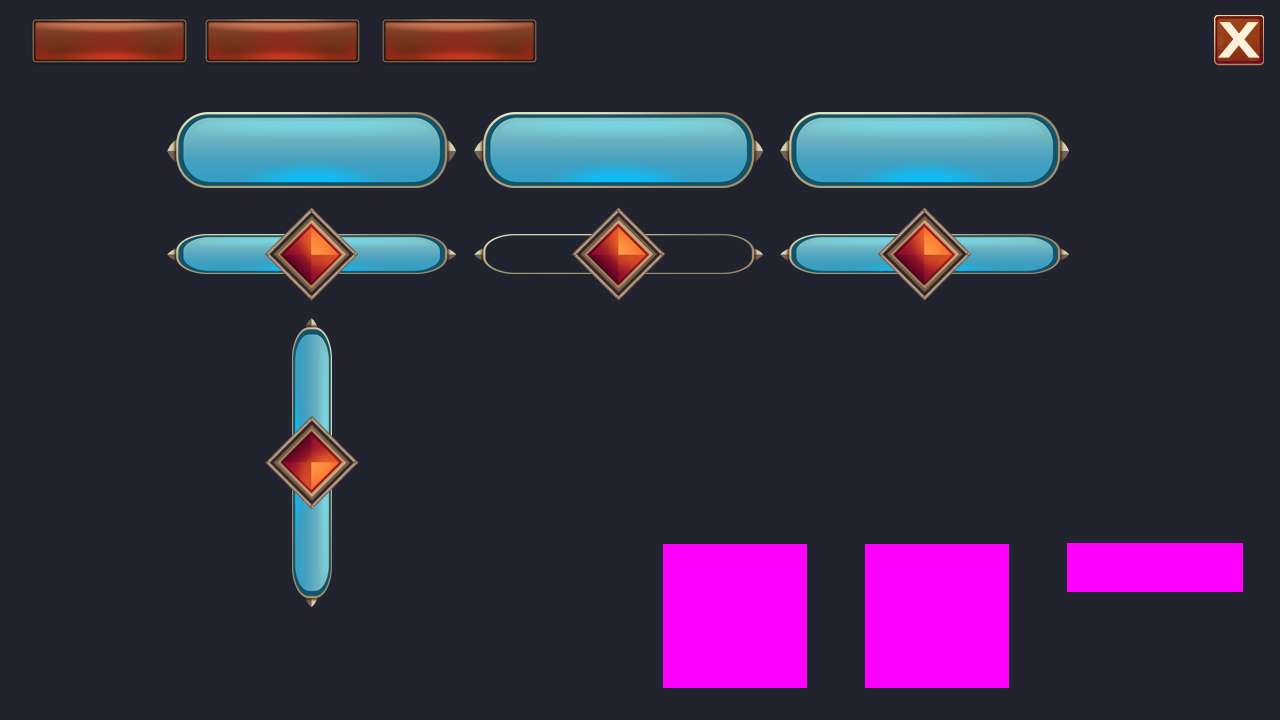
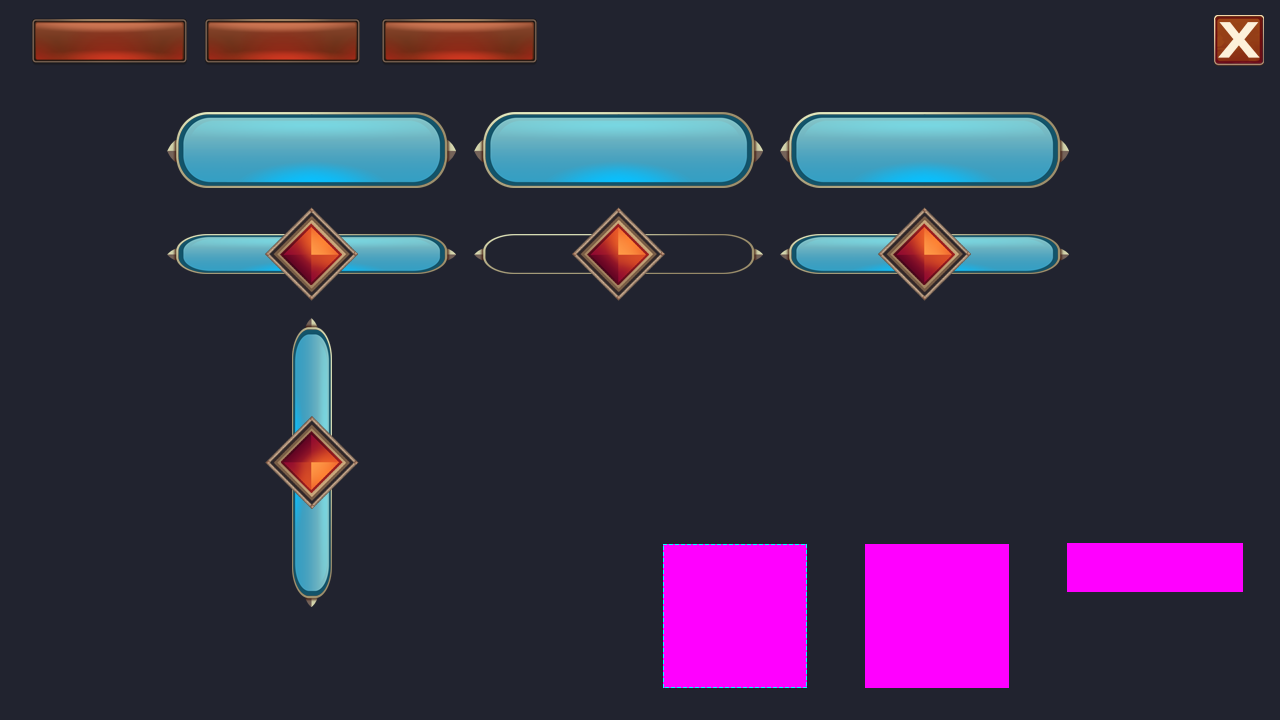
Revision of a layered 1280 × 720 image; what changed, layer by layer:
added layer "bind_rim" in group "tab1 type=tab node_group=tabs --group" over [663, 544, 807, 688]
